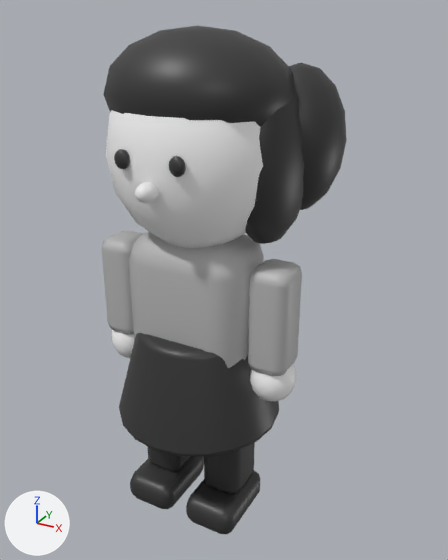
Before and after pictures for a commit that changed the Blender file models/city/girl.blend.
The view is the same before and after, from a 50 mm lens placed at (0.87, -1.421, 1.591), pointed at (0.051, 0.07, 0.846). Every picture has the same lights, and +X, +Y and +Z are marked at lower left. The picture after the commit comes second.

Objects in the first picture: 'Bob right', 'Hair', 'Hand', 'Hand.001', 'Head', 'Jacket', 'Left shoe', 'LeftArm mesh', 'LeftLeg mesh', 'Nose', 'Ponytail', 'Right shoe', 'RightArm mesh', 'RightLeg mesh', 'Skirt' and 2 more.
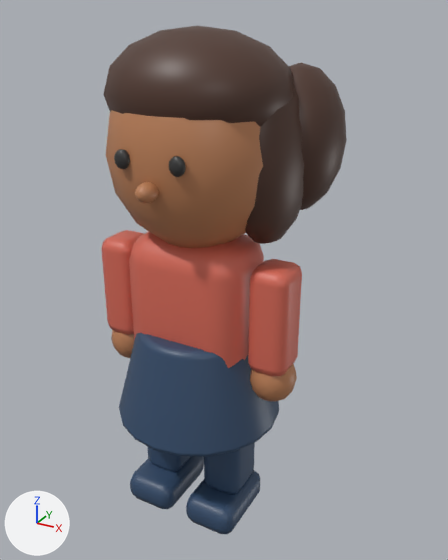
Changed parts and their boxes (x1, y1, x2, y2) in the pictures (448 x 560 px):
'Skirt', recoloured (dark grey to dark blue)
    both: (119, 333, 279, 457)
'Jacket', recoloured (grey to red)
    both: (129, 232, 264, 368)
'RightArm mesh', recoloured (grey to red)
    both: (248, 259, 302, 376)
'LeftArm mesh', recoloured (grey to red)
    both: (102, 230, 145, 335)
'Right shoe', recoloured (dark grey to dark blue)
    both: (186, 470, 260, 534)
'Left shoe', recoloured (dark grey to dark blue)
    both: (130, 456, 204, 509)
'RightLeg mesh', recoloured (dark grey to dark blue)
    both: (204, 443, 255, 495)
'LeftLeg mesh', recoloured (dark grey to dark blue)
    both: (147, 446, 191, 472)
part 1 of me_sphere_020, recoloured (white to orange)
    both: (106, 110, 263, 248)
part 2 of me_sphere_021, recoloured (dark grey to brown)
    both: (103, 25, 293, 127)
part 3 of me_sphere_027, recoloured (white to orange)
    both: (135, 182, 159, 203)
part 4 of me_sphere_028, recoloured (white to orange)
    both: (111, 330, 134, 358)
part 5 of me_sphere_029, recoloured (white to orange)
    both: (250, 364, 297, 402)

The change, as a diff of the scene's bpy script:
```diff
--- a/models/city/girl.blend.py
+++ b/models/city/girl.blend.py
@@ mat_warm_brown_skin @@
+mat_warm_brown_skin = principled_material('Warm brown skin')
+mat_warm_brown_skin.base_color = (0.503, 0.216, 0.0976)  # orange #bc8058
+mat_warm_brown_skin.roughness = 0.45
@@ mat_chestnut_hair @@
+mat_chestnut_hair = principled_material('Chestnut hair')
+mat_chestnut_hair.base_color = (0.0823, 0.0369, 0.0242)  # brown #51362b
+mat_chestnut_hair.roughness = 0.45
@@ me_sphere_020 @@
 me_sphere_020.from_pydata(...)  # 114 vertices, 128 faces; spans x -1.0..1.0, y -1.0..1.0, z -1.0..1.0
 # used by ob_head; location = (0.0, 0.0, 1.24); scale = (0.25, 0.22, 0.27)
+# me_sphere_020 part 1: 128 faces spanning x -1.0..1.0, y -1.0..1.0, z -1.0..1.0 switch from mat_porcelain (white #fafafa) to mat_warm_brown_skin (orange #bc8058)
@@ me_sphere_021 @@
 me_sphere_021.from_pydata(...)  # 114 vertices, 128 faces; spans x -1.0..1.0, y -1.0..1.0, z -1.0..1.0
 # used by ob_hair; location = (0.0, 0.025, 1.39); scale = (0.26, 0.23, 0.16)
+# me_sphere_021 part 2: 128 faces spanning x -1.0..1.0, y -1.0..1.0, z -1.0..1.0 switch from mat_ink (dark grey #353535) to mat_chestnut_hair (brown #51362b)
@@ me_sphere_027 @@
 me_sphere_027.from_pydata(...)  # 114 vertices, 128 faces; spans x -1.0..1.0, y -1.0..1.0, z -1.0..1.0
 # used by ob_nose; location = (0.0, -0.225, 1.18); scale = (0.026, 0.035, 0.025)
+# me_sphere_027 part 3: 128 faces spanning x -1.0..1.0, y -1.0..1.0, z -1.0..1.0 switch from mat_chalk (white #efefef) to mat_warm_brown_skin (orange #bc8058)
@@ me_cube_067 @@
 me_cube_067.from_pydata(...)  # 56 vertices, 54 faces; spans x -0.185..0.185, y -0.13..0.13, z -0.21..0.21
-me_cube_067.materials.append(mat_stone)  # grey #b8b8b8
+me_cube_067.materials.append(mat_coral_shirt)  # red #d86b59
@@ me_cone @@
 me_cone.from_pydata(...)  # 120 vertices, 102 faces; spans x -0.255..0.255, y -0.255..0.255, z -0.15..0.15
-me_cone.materials.append(mat_ink)  # dark grey #353535
+me_cone.materials.append(mat_navy_trousers)  # dark blue #354d6b
@@ me_cube_068 @@
 me_cube_068.from_pydata(...)  # 56 vertices, 54 faces; spans x -0.065..0.065, y -0.08..0.08, z -0.195..0.195
-me_cube_068.materials.append(mat_ink)  # dark grey #353535
+me_cube_068.materials.append(mat_navy_trousers)  # dark blue #354d6b
@@ me_cube_069 @@
 me_cube_069.from_pydata(...)  # 56 vertices, 54 faces; spans x -0.085..0.085, y -0.125..0.125, z -0.05..0.05
-me_cube_069.materials.append(mat_ink)  # dark grey #353535
+me_cube_069.materials.append(mat_navy_trousers)  # dark blue #354d6b
@@ me_cube_070 @@
 me_cube_070.from_pydata(...)  # 56 vertices, 54 faces; spans x -0.065..0.065, y -0.08..0.08, z -0.195..0.195
-me_cube_070.materials.append(mat_ink)  # dark grey #353535
+me_cube_070.materials.append(mat_navy_trousers)  # dark blue #354d6b
@@ me_cube_071 @@
 me_cube_071.from_pydata(...)  # 56 vertices, 54 faces; spans x -0.085..0.085, y -0.125..0.125, z -0.05..0.05
-me_cube_071.materials.append(mat_ink)  # dark grey #353535
+me_cube_071.materials.append(mat_navy_trousers)  # dark blue #354d6b
@@ me_cube_072 @@
 me_cube_072.from_pydata(...)  # 56 vertices, 54 faces; spans x -0.06..0.06, y -0.07..0.07, z -0.16..0.16
-me_cube_072.materials.append(mat_stone)  # grey #b8b8b8
+me_cube_072.materials.append(mat_coral_shirt)  # red #d86b59
@@ me_sphere_028 @@
 me_sphere_028.from_pydata(...)  # 114 vertices, 128 faces; spans x -1.0..1.0, y -1.0..1.0, z -1.0..1.0
 # used by ob_hand; parent = ob_leftarm; location = (0.0, 0.0, -0.34); scale = (0.07, 0.07, 0.075)
+# me_sphere_028 part 4: 128 faces spanning x -1.0..1.0, y -1.0..1.0, z -1.0..1.0 switch from mat_porcelain (white #fafafa) to mat_warm_brown_skin (orange #bc8058)
@@ me_cube_073 @@
 me_cube_073.from_pydata(...)  # 56 vertices, 54 faces; spans x -0.06..0.06, y -0.07..0.07, z -0.16..0.16
-me_cube_073.materials.append(mat_stone)  # grey #b8b8b8
+me_cube_073.materials.append(mat_coral_shirt)  # red #d86b59
@@ me_sphere_029 @@
 me_sphere_029.from_pydata(...)  # 114 vertices, 128 faces; spans x -1.0..1.0, y -1.0..1.0, z -1.0..1.0
 # used by ob_hand_001; parent = ob_rightarm; location = (0.0, 0.0, -0.34); scale = (0.07, 0.07, 0.075)
+# me_sphere_029 part 5: 128 faces spanning x -1.0..1.0, y -1.0..1.0, z -1.0..1.0 switch from mat_porcelain (white #fafafa) to mat_warm_brown_skin (orange #bc8058)
```
